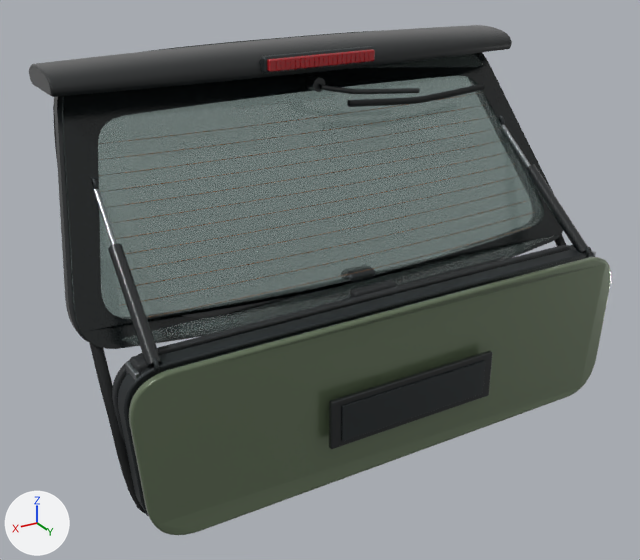
The glTF model public/models/smart-451/rear-hatch/high.glb, before and after one commit.
Rendered twice from a camera (50 mm lens) standing at (1.039, 2.671, 1.823) and looking at (0.057, 1.035, 1.004). Arrows for +X, +Y and +Z are at lower left; the lights stay in place. The older version comes first. Where no turn or scale is listed for an object, it has been applied to the vertices.
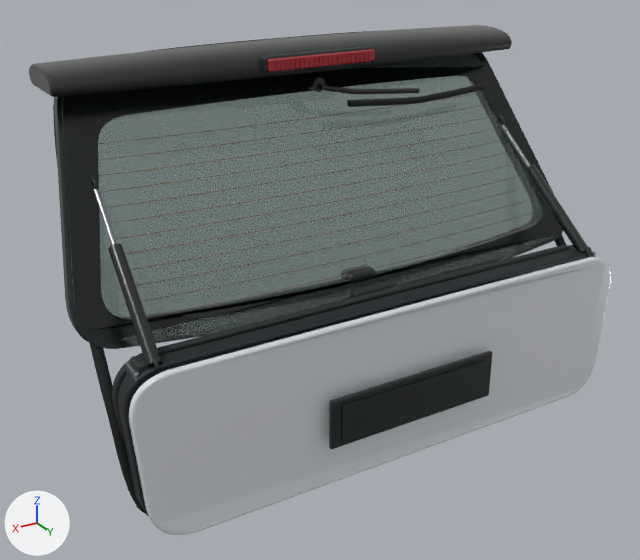
What differs and where, as boxes [x1, y1, x2, y2] in the pictures (640 x 560 px):
'Mesh_13', recoloured (greyish green to white)
    both: [129, 257, 611, 535]

The change in detail:
Material 'hatch-paint' (mat_hatch_paint) changes colour from greyish green #68785c to white #e5e9ed; in linear values from (0.138, 0.188, 0.107) to (0.784, 0.815, 0.847).
